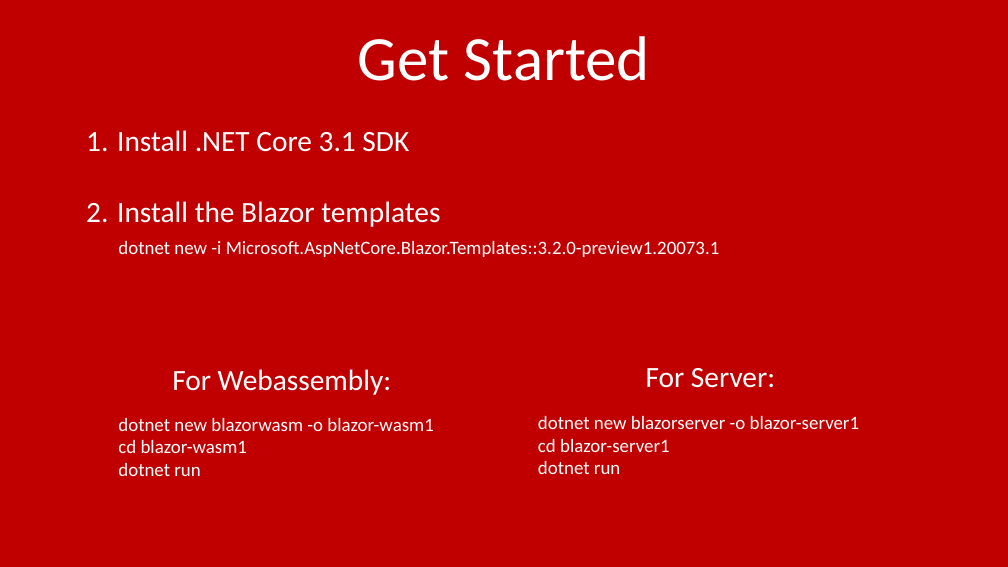
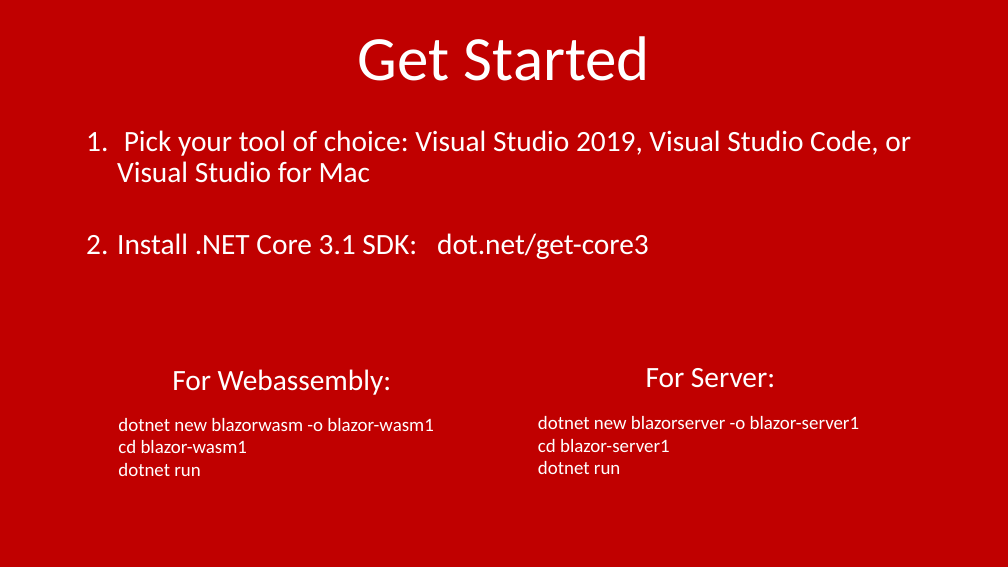
Before and after one commit to pulcher/blazor-playground, a slide deck: slide 13 of talks/houston/intro-to-blazor.pptx (slide 12 before the commit). Drawn at 1008x567 pixels with LibreOffice and Linux fonts; fonts in the diff are those of the drawing. Boxes give left, top, right and bottom in pixels: in the first picture for what was removed or moved away, otherwise in the second. Text is boxed around its words. In the diff, an @@ line names an element or a change of style, - is before the commit and + after.

```diff
--- a/talks/houston/intro-to-blazor.pptx
+++ b/talks/houston/intro-to-blazor.pptx
@@ text at (117,130,911,259): text changed @@
-1. Install .NET Core 3.1 SDK
-2. Install the Blazor templates
+1. Pick your tool of choice: Visual Studio 2019, Visual Studio Code, or Visual Studio for Mac
+2. Install .NET Core 3.1 SDK: dot.net/get-core3
@@ text removed at (118,241,720,257) @@
-dotnet new -i Microsoft.AspNetCore.Blazor.Templates::3.2.0-preview1.20073.1
```
Also in this commit, not shown: 3 other slides changed, 2 slides added.
